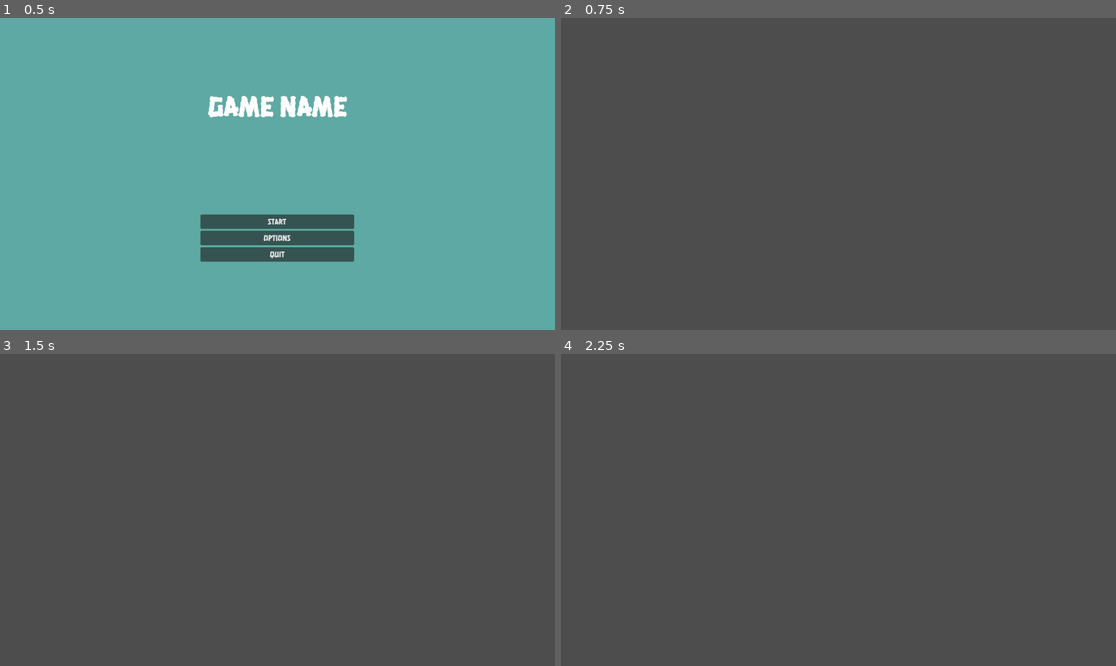
Above: before the commit, frames 1-4 (two rows, left to right).
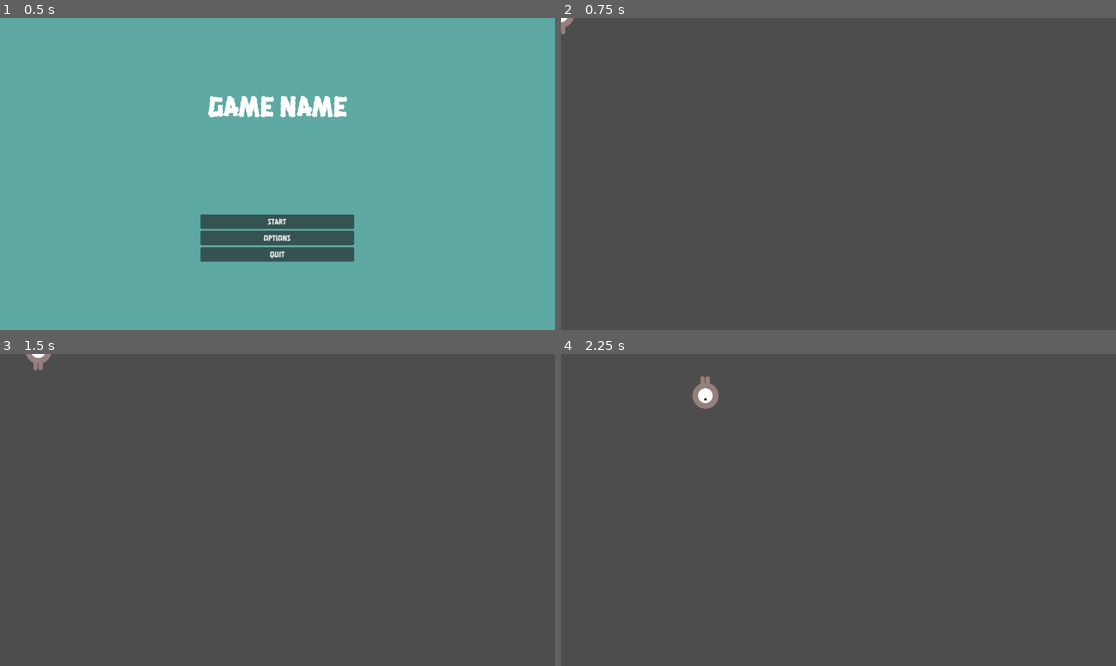
Above: after the commit, the same moments.

Repository: kprsandilya/c3-game
Game: Godot game, scene res://Menu.tscn
The game is run twice, just before and just after one commit, with the same random seed, the same clock (stepped at 60 frames per second) and the same inputs.
Inputs:
- Up to frame 1 (0.5 s): no input
- Up to frame 2 (0.75 s): click "START" at 0.5 s
- Up to frame 3 (1.5 s): tap Enter at 1.25 s; hold Right (right, bound only after the commit) from 1.28 s (still down)
- Up to frame 4 (2.25 s): release Right (right, bound only after the commit) at 2.03 s; hold Down (down, bound only after the commit) from 2.03 s (still down)

Frame 1 is identical in both runs. In frame 2, less than 0.1% of the frame differs, in the area x 0-3%, y 0-6%; in frame 3, 0.1%; in frame 4, 0.3%, in the area x 23-29%, y 7-18%.

Commit message:
movement

Diff:
--- a/godot-game/Home Scene.tscn
+++ b/godot-game/Home Scene.tscn
@@ -1,3 +1,50 @@
-[gd_scene format=3 uid="uid://cdrtq37isbgq4"]
+[gd_scene load_steps=8 format=3 uid="uid://cdrtq37isbgq4"]
+
+[ext_resource type="Script" path="res://player.gd" id="1_pmush"]
+[ext_resource type="Texture2D" uid="uid://c5a3fipxj0yty" path="res://playerGrey_up1.png" id="2_a43l3"]
+[ext_resource type="Texture2D" uid="uid://buffcws4q36wh" path="res://playerGrey_up2.png" id="3_w7hsk"]
+[ext_resource type="Texture2D" uid="uid://b8rxuco2ewm6q" path="res://playerGrey_walk1.png" id="4_quec8"]
+[ext_resource type="Texture2D" uid="uid://dm7dn2eopttcm" path="res://playerGrey_walk2.png" id="5_dpqpq"]
+
+[sub_resource type="SpriteFrames" id="SpriteFrames_krfgp"]
+animations = [{
+"frames": [{
+"duration": 1.0,
+"texture": ExtResource("2_a43l3")
+}, {
+"duration": 1.0,
+"texture": ExtResource("3_w7hsk")
+}],
+"loop": true,
+"name": &"up",
+"speed": 5.0
+}, {
+"frames": [{
+"duration": 1.0,
+"texture": ExtResource("4_quec8")
+}, {
+"duration": 1.0,
+"texture": ExtResource("5_dpqpq")
+}],
+"loop": true,
+"name": &"walk",
+"speed": 5.0
+}]
+
+[sub_resource type="CapsuleShape2D" id="CapsuleShape2D_7y215"]
+radius = 28.0
+height = 70.0
 
 [node name="Node2D" type="Node2D"]
+
+[node name="player" type="CharacterBody2D" parent="."]
+script = ExtResource("1_pmush")
+metadata/_edit_group_ = true
+
+[node name="sprite" type="AnimatedSprite2D" parent="player"]
+scale = Vector2(0.5, 0.5)
+sprite_frames = SubResource("SpriteFrames_krfgp")
+animation = &"up"
+
+[node name="CollisionShape2D" type="CollisionShape2D" parent="player"]
+shape = SubResource("CapsuleShape2D_7y215")
--- a/godot-game/player.gd
+++ b/godot-game/player.gd
@@ -1,11 +1,41 @@
-extends Node
+extends CharacterBody2D
+@export var speed = 400
+var screen_size
 
 
 # Called when the node enters the scene tree for the first time.
-func _ready() -> void:
-	pass # Replace with function body.
+func _ready():
+	screen_size = get_viewport_rect().size
+	#hide()
 
 
 # Called every frame. 'delta' is the elapsed time since the previous frame.
-func _process(delta: float) -> void:
-	pass
+func _process(delta):
+	var velocity = Vector2.ZERO # The player's movement vector.
+	if Input.is_action_pressed("right"):
+		velocity.x += 1
+	if Input.is_action_pressed("left"):
+		velocity.x -= 1
+	if Input.is_action_pressed("down"):
+		velocity.y += 1
+	if Input.is_action_pressed("up"):
+		velocity.y -= 1
+
+	if velocity.length() > 0:
+		velocity = velocity.normalized() * speed
+		$sprite.play()
+	else:
+		$sprite.stop()
+
+	if velocity.x != 0:
+		$sprite.animation = "walk"
+		$sprite.flip_v = false
+		$sprite.flip_h = velocity.x < 0
+	elif velocity.y != 0:
+		$sprite.animation = "up"
+		$sprite.flip_v = true
+		$sprite.flip_v = velocity.y > 0
+
+
+	position += velocity * delta
+	position = position.clamp(Vector2.ZERO, screen_size)
--- a/godot-game/project.godot
+++ b/godot-game/project.godot
@@ -18,3 +18,26 @@
 [gui]
 
 theme/custom_font="res://Hanalei_Fill/HanaleiFill-Regular.ttf"
+
+[input]
+
+right={
+"deadzone": 0.5,
+"events": [Object(InputEventKey,"resource_local_to_scene":false,"resource_name":"","device":-1,"window_id":0,"alt_pressed":false,"shift_pressed":false,"ctrl_pressed":false,"meta_pressed":false,"pressed":false,"keycode":0,"physical_keycode":4194321,"key_label":0,"unicode":0,"location":0,"echo":false,"script":null)
+]
+}
+left={
+"deadzone": 0.5,
+"events": [Object(InputEventKey,"resource_local_to_scene":false,"resource_name":"","device":-1,"window_id":0,"alt_pressed":false,"shift_pressed":false,"ctrl_pressed":false,"meta_pressed":false,"pressed":false,"keycode":0,"physical_keycode":4194319,"key_label":0,"unicode":0,"location":0,"echo":false,"script":null)
+]
+}
+up={
+"deadzone": 0.5,
+"events": [Object(InputEventKey,"resource_local_to_scene":false,"resource_name":"","device":-1,"window_id":0,"alt_pressed":false,"shift_pressed":false,"ctrl_pressed":false,"meta_pressed":false,"pressed":false,"keycode":0,"physical_keycode":4194320,"key_label":0,"unicode":0,"location":0,"echo":false,"script":null)
+]
+}
+down={
+"deadzone": 0.5,
+"events": [Object(InputEventKey,"resource_local_to_scene":false,"resource_name":"","device":-1,"window_id":0,"alt_pressed":false,"shift_pressed":false,"ctrl_pressed":false,"meta_pressed":false,"pressed":false,"keycode":0,"physical_keycode":4194322,"key_label":0,"unicode":0,"location":0,"echo":false,"script":null)
+]
+}
Binary file added: godot-game/playerGrey_up1.png
Not shown, added: godot-game/playerGrey_up1.png.import
Binary file added: godot-game/playerGrey_up2.png
Not shown, added: godot-game/playerGrey_up2.png.import
Binary file added: godot-game/playerGrey_walk1.png
Not shown, added: godot-game/playerGrey_walk1.png.import
Binary file added: godot-game/playerGrey_walk2.png
Not shown, added: godot-game/playerGrey_walk2.png.import
